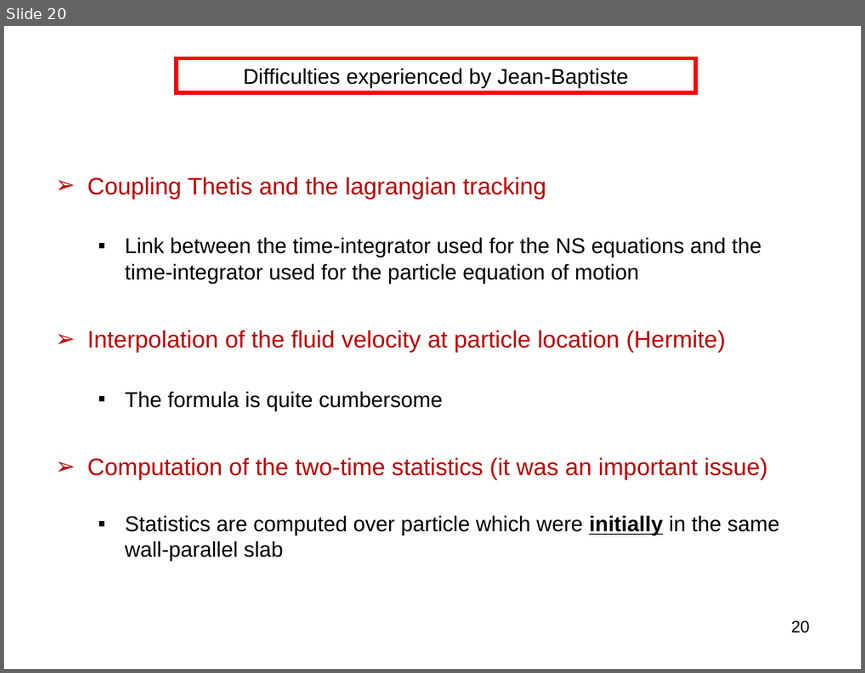
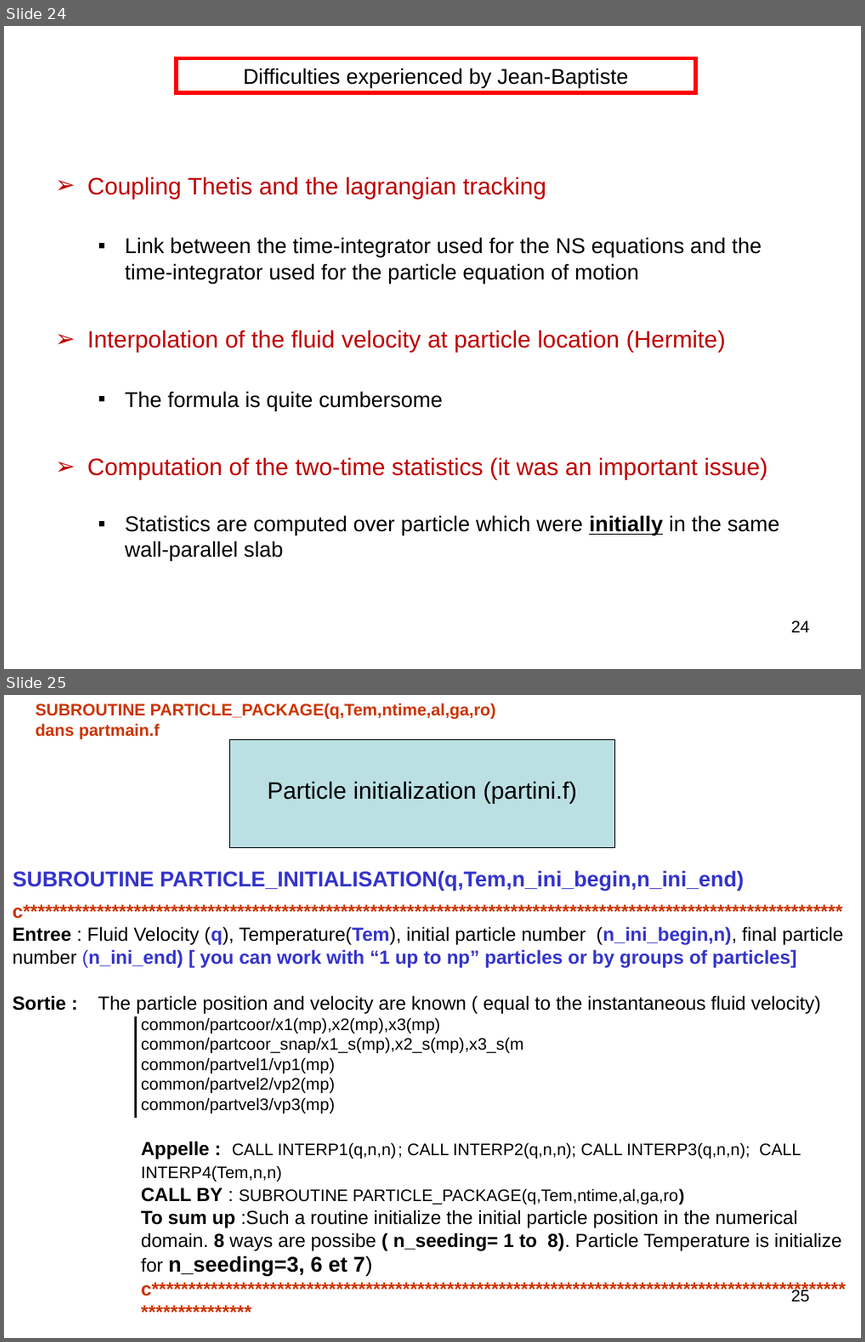
Before and after one commit to markus-abel/parpar, a slide deck: Suivi_lagrangien.ppt. Shown one above the other, each under a label of ours: slide 20 before the commit, slides 24 and 25 after it. The pictures are 865x673 and 865x1342 pixels, drawn with LibreOffice and Linux fonts; fonts in the diff are those of the drawing. Boxes give left, top, right and bottom in pixels: in the first picture for what was removed or moved away, otherwise in the second. Text is boxed around its words. In the diff, an @@ line names an element or a change of style, - is before the commit and + after.

```diff
--- a/Suivi_lagrangien.ppt
+++ b/Suivi_lagrangien.ppt
@@ slide 25 added at <box>4,695,861,1338</box>, background #FFFFFF @@
@@ text added at <box>35,703,496,739</box>, 14 pt, text #CC3300, bold @@
+SUBROUTINE PARTICLE_PACKAGE(q,Tem,ntime,al,ga,ro)
+dans partmain.f
@@ rectangle added at <box>230,739,615,847</box>, fill #BBE0E3, outline #000000 0.74 pt, 20 pt, text #000000 @@
+Particle initialization (partini.f)
@@ text added at <box>12,870,744,891</box>, 18 pt, text #3333CC, bold @@
+SUBROUTINE PARTICLE_INITIALISATION(q,Tem,n_ini_begin,n_ini_end)
@@ text added at <box>12,904,846,1299</box>, 16 pt, text #000000 @@
+c***************************************************************************************************************
+Entree : Fluid Velocity (q), Temperature(Tem), initial particle number (n_ini_begin,n), final particle number (n_ini_end) [ you can work with “1 up to np” particles or by groups of particles]
+Sortie : The particle position and velocity are known ( equal to the instantaneous fluid velocity)
+      common/partcoor/x1(mp),x2(mp),x3(mp)
+      common/partcoor_snap/x1_s(mp),x2_s(mp),x3_s(m
+      common/partvel1/vp1(mp)
+      common/partvel2/vp2(mp)
+      common/partvel3/vp3(mp)
+Appelle : CALL INTERP1(q,n,n) ; CALL INTERP2(q,n,n); CALL INTERP3(q,n,n); CALL INTERP4(Tem,n,n)
+CALL BY : SUBROUTINE PARTICLE_PACKAGE(q,Tem,ntime,al,ga,ro)
+To sum up :Such a routine initialize the initial particle position in the numerical domain. 8 ways are possibe ( n_seeding= 1 to 8). Particle Temperature is initialize for n_seeding=3, 6 et 7) c*************************************************************************************************************
@@ line added from (135, 1016) to (135, 1117), #000000 2.01 pt @@
@@ page number added at <box>791,1287,810,1302</box>, 14 pt, text #000000 @@
+25
@@ what was slide 20 is now slide 24 @@
@@ page number at <box>791,620,810,632</box>: text changed @@
-20
+24
```
Also in this commit, not shown: 7 slides changed, 8 other slides added.
